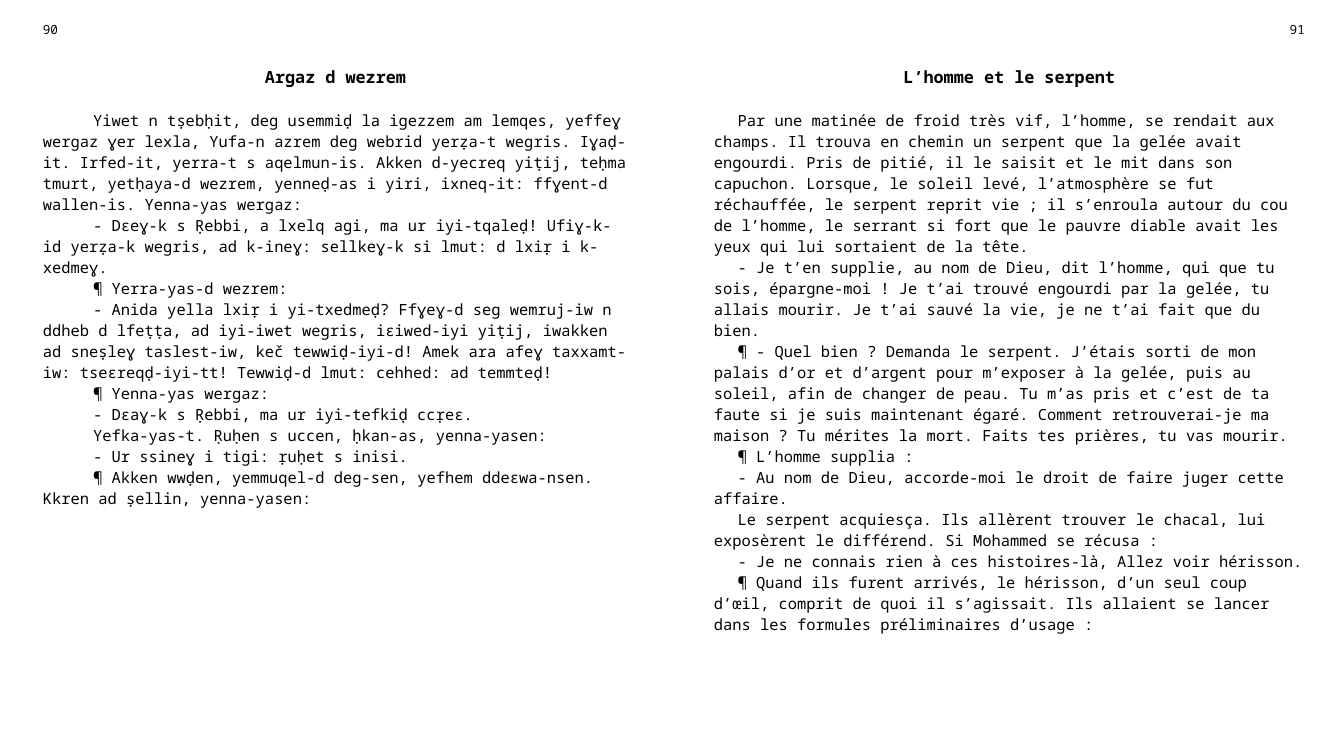
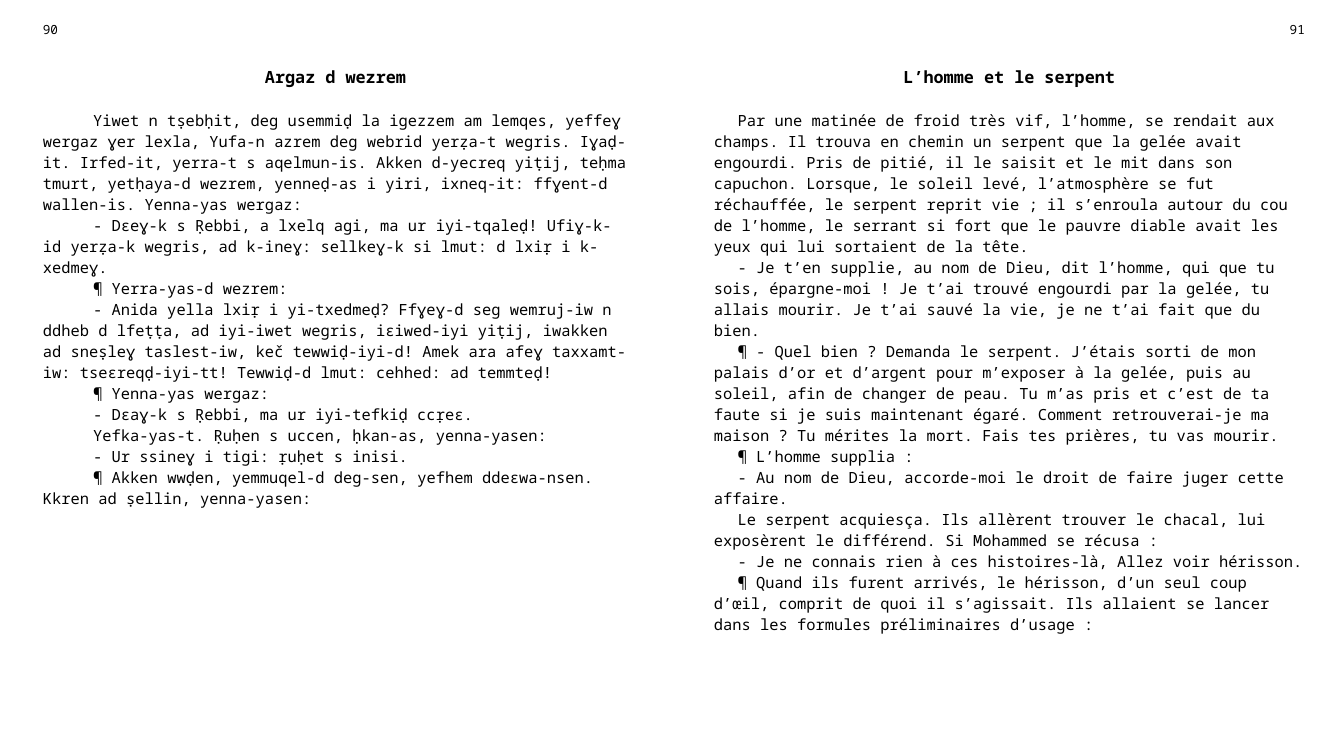
Before and after one commit to sferhah/tamacahut_n_wuccen, a slide deck: slide 41 of Uccen.ConsoleApp/uccen.pptx. Drawn at 1344x756 pixels with LibreOffice and Linux fonts; fonts in the diff are those of the drawing. Boxes give left, top, right and bottom in pixels: in the first picture for what was removed or moved away, otherwise in the second. Text is boxed around its words. In the diff, an @@ line names an element or a change of style, - is before the commit and + after.

```diff
--- a/Uccen.ConsoleApp/uccen.pptx
+++ b/Uccen.ConsoleApp/uccen.pptx
@@ table at (32, 16, 1315, 729) @@
-row 3, column 3: Par une matinée de froid très vif, l’homme, se rendait aux champs. Il trouva en chemin un serpent que la gelée avait engourdi. Pris de pitié, il le saisit et le mit dans son capuchon. Lorsque, le soleil levé, l’atmosphère se fut réchauffée, le serpent reprit vie ; il s’enroula autour du cou de l’homme, le serrant si fort que le pauvre diable avait les yeux qui lui sortaient de la tête. / - Je t’en supplie, au nom de Dieu, dit l’homme, qui que tu sois, épargne-moi ! Je t’ai trouvé engourdi par la gelée, tu allais mourir. Je t’ai sauvé la vie, je ne t’ai fait que du bien. / ¶ - Quel bien ? Demanda le serpent. J’étais sorti de mon palais d’or et d’argent pour m’exposer à la gelée, puis au soleil, afin de changer de peau. Tu m’as pris et c’est de ta faute si je suis maintenant égaré. Comment retrouverai-je ma maison ? Tu mérites la mort. Faits tes prières, tu vas mourir. / ¶ L’homme supplia : / - Au nom de Dieu, accorde-moi le droit de faire juger cette affaire. / Le serpent acquiesça. Ils allèrent trouver le chacal, lui exposèrent le différend. Si Mohammed se récusa : / - Je ne connais rien à ces histoires-là, Allez voir hérisson. / ¶ Quand ils furent arrivés, le hérisson, d’un seul coup d’œil, comprit de quoi il s’agissait. Ils allaient se lancer dans les formules préliminaires d’usage :
+row 3, column 3: Par une matinée de froid très vif, l’homme, se rendait aux champs. Il trouva en chemin un serpent que la gelée avait engourdi. Pris de pitié, il le saisit et le mit dans son capuchon. Lorsque, le soleil levé, l’atmosphère se fut réchauffée, le serpent reprit vie ; il s’enroula autour du cou de l’homme, le serrant si fort que le pauvre diable avait les yeux qui lui sortaient de la tête. / - Je t’en supplie, au nom de Dieu, dit l’homme, qui que tu sois, épargne-moi ! Je t’ai trouvé engourdi par la gelée, tu allais mourir. Je t’ai sauvé la vie, je ne t’ai fait que du bien. / ¶ - Quel bien ? Demanda le serpent. J’étais sorti de mon palais d’or et d’argent pour m’exposer à la gelée, puis au soleil, afin de changer de peau. Tu m’as pris et c’est de ta faute si je suis maintenant égaré. Comment retrouverai-je ma maison ? Tu mérites la mort. Fais tes prières, tu vas mourir. / ¶ L’homme supplia : / - Au nom de Dieu, accorde-moi le droit de faire juger cette affaire. / Le serpent acquiesça. Ils allèrent trouver le chacal, lui exposèrent le différend. Si Mohammed se récusa : / - Je ne connais rien à ces histoires-là, Allez voir hérisson. / ¶ Quand ils furent arrivés, le hérisson, d’un seul coup d’œil, comprit de quoi il s’agissait. Ils allaient se lancer dans les formules préliminaires d’usage :
```
Also in this commit, not shown: 2 other slides changed, 1 other file.
